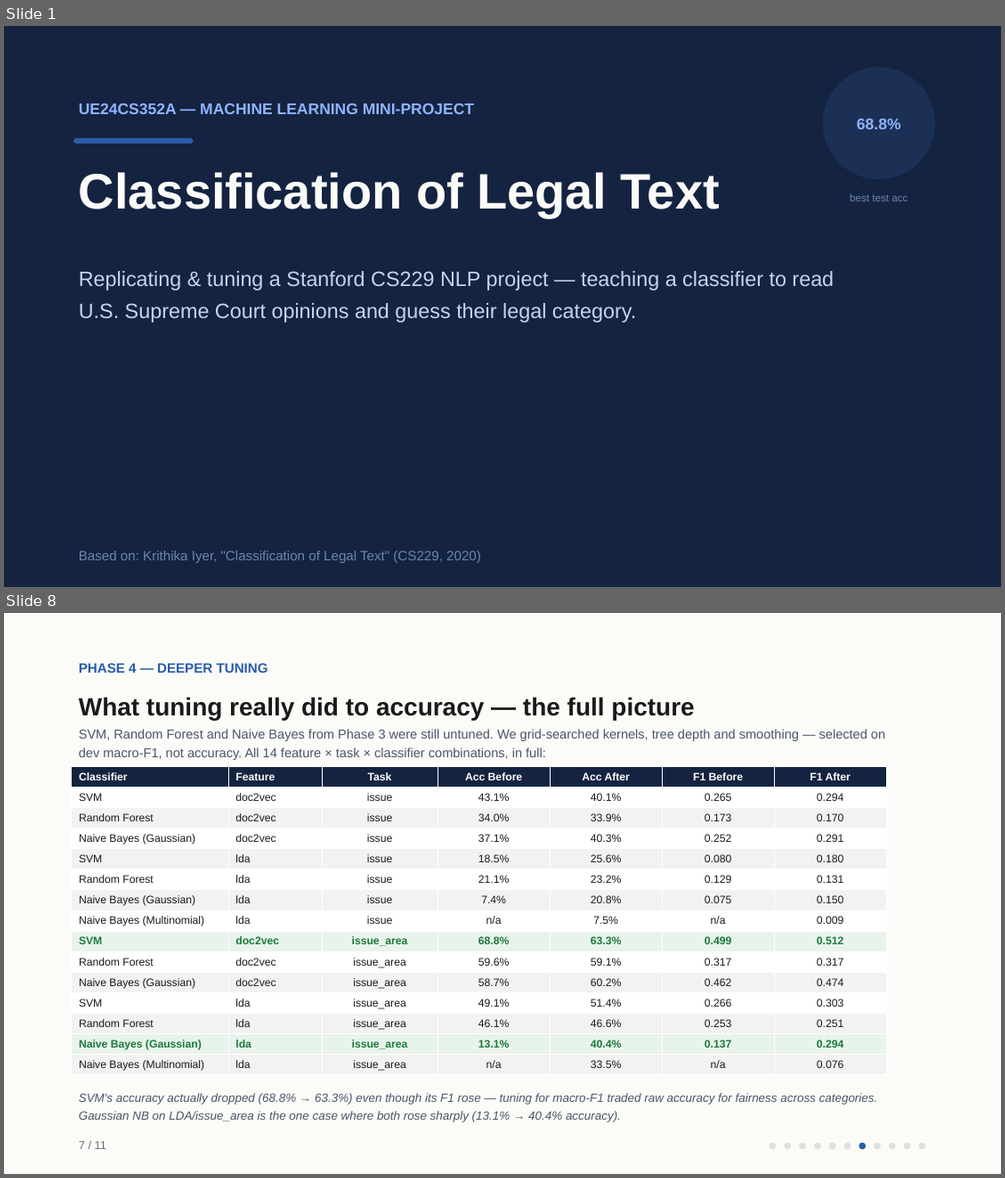
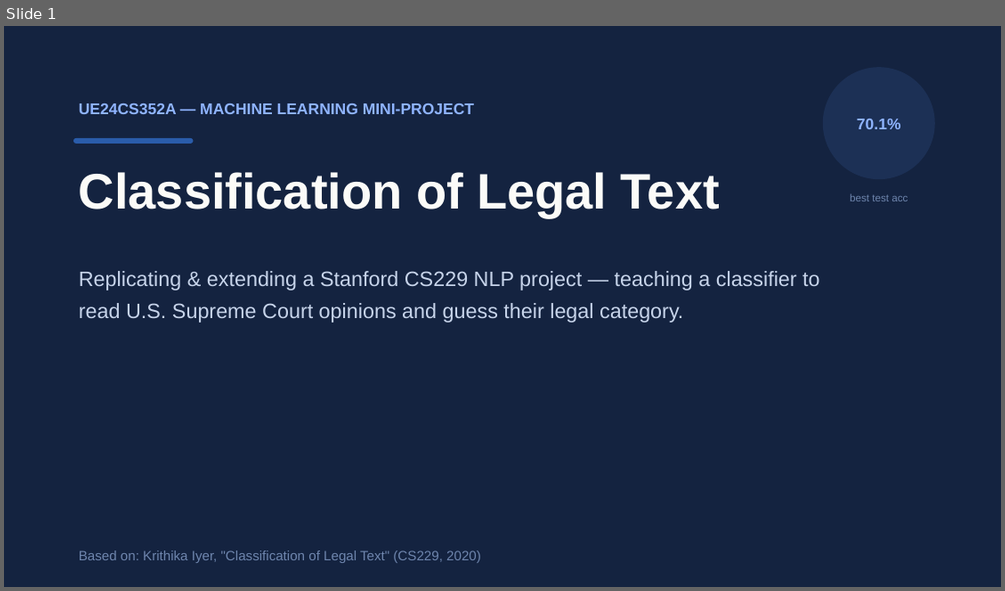
Before and after one commit to amogh-herle/ML-MINI-PROJECT, a slide deck: report/slides.pptx. Shown one above the other, each under a label of ours: slides 1 and 8 before the commit, slide 1 after it; the slides between them are not shown. The pictures are 1005x1178 and 1005x591 pixels, drawn with LibreOffice and Linux fonts; fonts in the diff are those of the drawing. Boxes give left, top, right and bottom in pixels: in the first picture for what was removed or moved away, otherwise in the second. Text is boxed around its words. In the diff, an @@ line names an element or a change of style, - is before the commit and + after.

```diff
--- a/report/slides.pptx
+++ b/report/slides.pptx
@@ slide 8 removed at (x1=4, y1=613, x2=1001, y2=1174), background #FFFFFF @@
@@ rectangle removed at (x1=4, y1=613, x2=1001, y2=1174) @@
@@ text removed at (x1=79, y1=663, x2=268, y2=673) @@
-PHASE 4 — DEEPER TUNING
@@ text removed at (x1=79, y1=697, x2=694, y2=720) @@
-What tuning really did to accuracy — the full picture
@@ text removed at (x1=79, y1=729, x2=885, y2=760) @@
-SVM, Random Forest and Naive Bayes from Phase 3 were still untuned. We grid-searched kernels, tree depth and smoothing — selected on dev macro-F1, not accuracy. All 14 feature × task × classifier combinations, in full:
@@ table removed at (x1=72, y1=766, x2=886, y2=1074), 15 rows, 7 columns @@
-Classifier | Feature | Task | Acc Before | Acc After | F1 Before | F1 After
-SVM | doc2vec | issue | 43.1% | 40.1% | 0.265 | 0.294
-Random Forest | doc2vec | issue | 34.0% | 33.9% | 0.173 | 0.170
-Naive Bayes (Gaussian) | doc2vec | issue | 37.1% | 40.3% | 0.252 | 0.291
-SVM | lda | issue | 18.5% | 25.6% | 0.080 | 0.180
-Random Forest | lda | issue | 21.1% | 23.2% | 0.129 | 0.131
-Naive Bayes (Gaussian) | lda | issue | 7.4% | 20.8% | 0.075 | 0.150
-Naive Bayes (Multinomial) | lda | issue | n/a | 7.5% | n/a | 0.009
-SVM | doc2vec | issue_area | 68.8% | 63.3% | 0.499 | 0.512
-Random Forest | doc2vec | issue_area | 59.6% | 59.1% | 0.317 | 0.317
-Naive Bayes (Gaussian) | doc2vec | issue_area | 58.7% | 60.2% | 0.462 | 0.474
-SVM | lda | issue_area | 49.1% | 51.4% | 0.266 | 0.303
-Random Forest | lda | issue_area | 46.1% | 46.6% | 0.253 | 0.251
-Naive Bayes (Gaussian) | lda | issue_area | 13.1% | 40.4% | 0.137 | 0.294
-Naive Bayes (Multinomial) | lda | issue_area | n/a | 33.5% | n/a | 0.076
@@ text removed at (x1=79, y1=1093, x2=878, y2=1122) @@
-SVM's accuracy actually dropped (68.8% → 63.3%) even though its F1 rose — tuning for macro-F1 traded raw accuracy for fairness across categories. Gaussian NB on LDA/issue_area is the one case where both rose sharply (13.1% → 40.4% accuracy).
@@ text removed at (x1=79, y1=1141, x2=106, y2=1149) @@
-7 / 11
@@ ellipse removed at (x1=769, y1=1143, x2=776, y2=1149) @@
@@ ellipse removed at (x1=784, y1=1143, x2=791, y2=1149) @@
@@ ellipse removed at (x1=799, y1=1143, x2=806, y2=1149) @@
@@ ellipse removed at (x1=814, y1=1143, x2=821, y2=1149) @@
@@ ellipse removed at (x1=829, y1=1143, x2=835, y2=1149) @@
@@ ellipse removed at (x1=844, y1=1143, x2=850, y2=1149) @@
@@ ellipse removed at (x1=858, y1=1143, x2=866, y2=1149) @@
@@ ellipse removed at (x1=874, y1=1143, x2=881, y2=1149) @@
@@ ellipse removed at (x1=889, y1=1143, x2=896, y2=1149) @@
@@ ellipse removed at (x1=904, y1=1143, x2=910, y2=1149) @@
@@ ellipse removed at (x1=919, y1=1143, x2=925, y2=1149) @@
@@ slide 1 changed as well @@
@@ text in ellipse at (x1=857, y1=119, x2=901, y2=129): text changed @@
-68.8%
+70.1%
@@ text at (x1=79, y1=271, x2=819, y2=322): text changed @@
-Replicating & tuning a Stanford CS229 NLP project — teaching a classifier to read U.S. Supreme Court opinions and guess their legal category.
+Replicating & extending a Stanford CS229 NLP project — teaching a classifier to read U.S. Supreme Court opinions and guess their legal category.
```
Also in this commit, not shown: 7 other slides changed, 7 slides added, 3 other slides removed, 37 other files.
